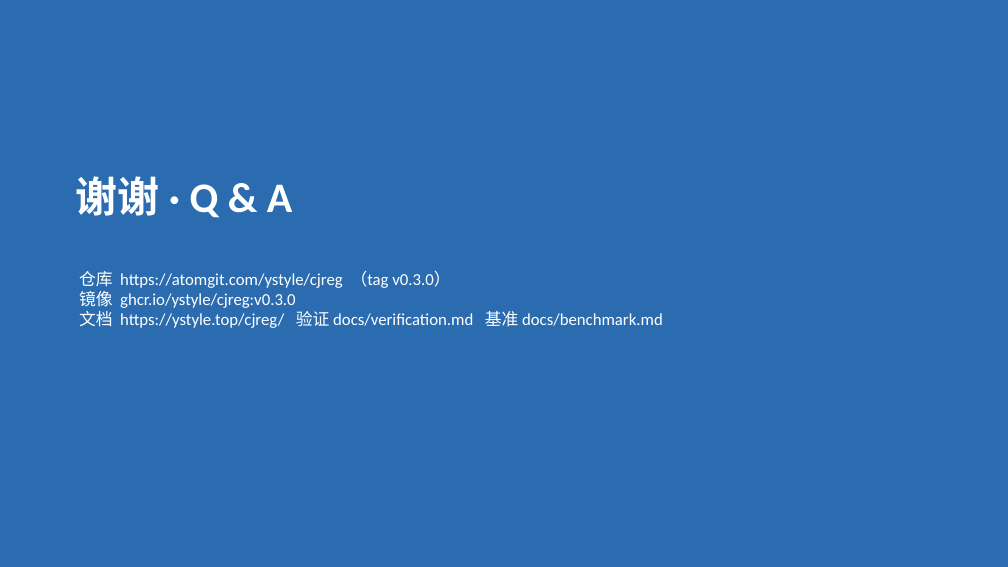
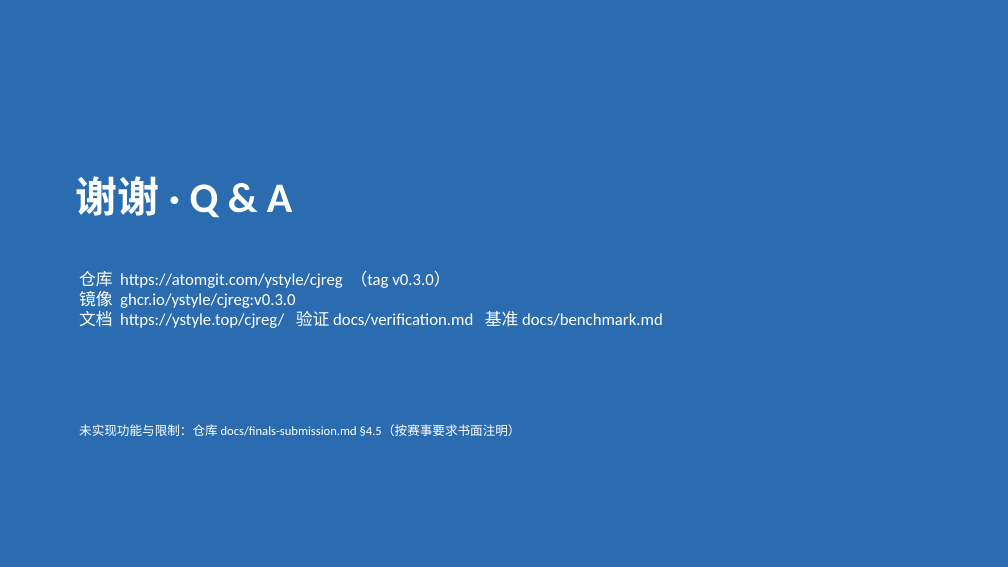
Before and after one commit to ystyle/cjreg, a slide deck: slide 11 of docs/finals-roadshow-v0.3.0.pptx (slide 12 before the commit). Drawn at 1008x567 pixels with LibreOffice and Linux fonts; fonts in the diff are those of the drawing. Boxes give left, top, right and bottom in pixels: in the first picture for what was removed or moved away, otherwise in the second. Text is boxed around its words. In the diff, an @@ line names an element or a change of style, - is before the commit and + after.

Commit message:
docs(ppt): 去掉「如实说明：未做的与后续路线」整页，改为收尾页脚注 + 答辩口径
赛事只要求**书面**注明未实现功能（参赛须知「应注明未实现功能及其所占比例和重要程度」），
不要求路演里占一页；10 分钟的现场时间更该给演示与数字。

- PPT 由 12 页减为 11 页：删除限制页，收尾页补一行「未实现功能与限制：docs/finals-submission.md §4.5」
- 备注与页码同步重排（末页备注补一句：限制类问题放答辩回答，口径见手册 Q8）
- 路演配时表把原来的 9:20–10:00 限制环节改为「收尾 + 留钩子」，迭代成果延长到 9:20

```diff
--- a/docs/finals-roadshow-v0.3.0.pptx
+++ b/docs/finals-roadshow-v0.3.0.pptx
@@ text added at [79, 424, 521, 436], 12 pt, text #FFFFFF @@
+未实现功能与限制：仓库 docs/finals-submission.md §4.5（按赛事要求书面注明）
```
Also in this commit, not shown: 1 slide removed, 2 other files.
